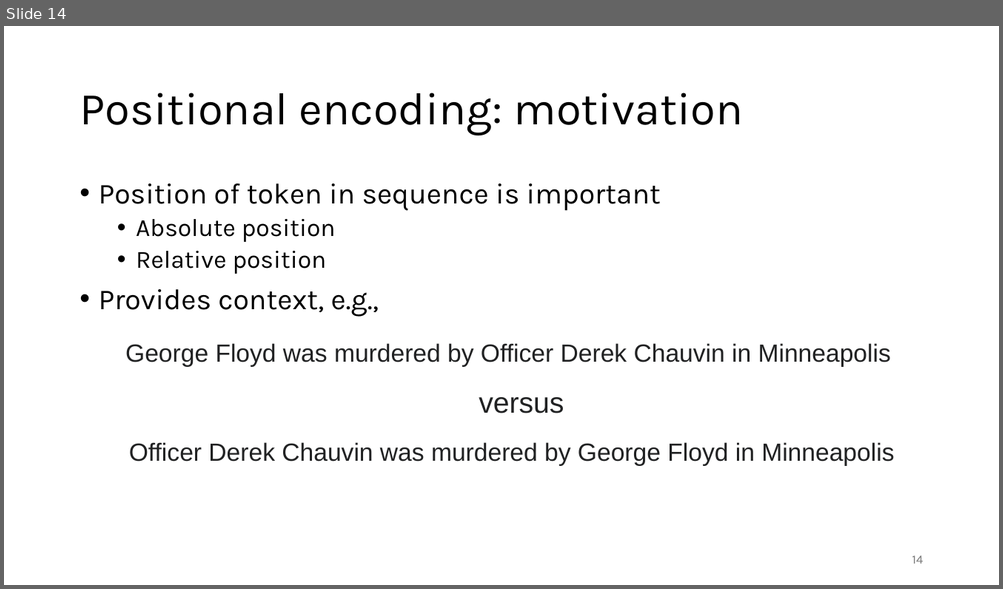
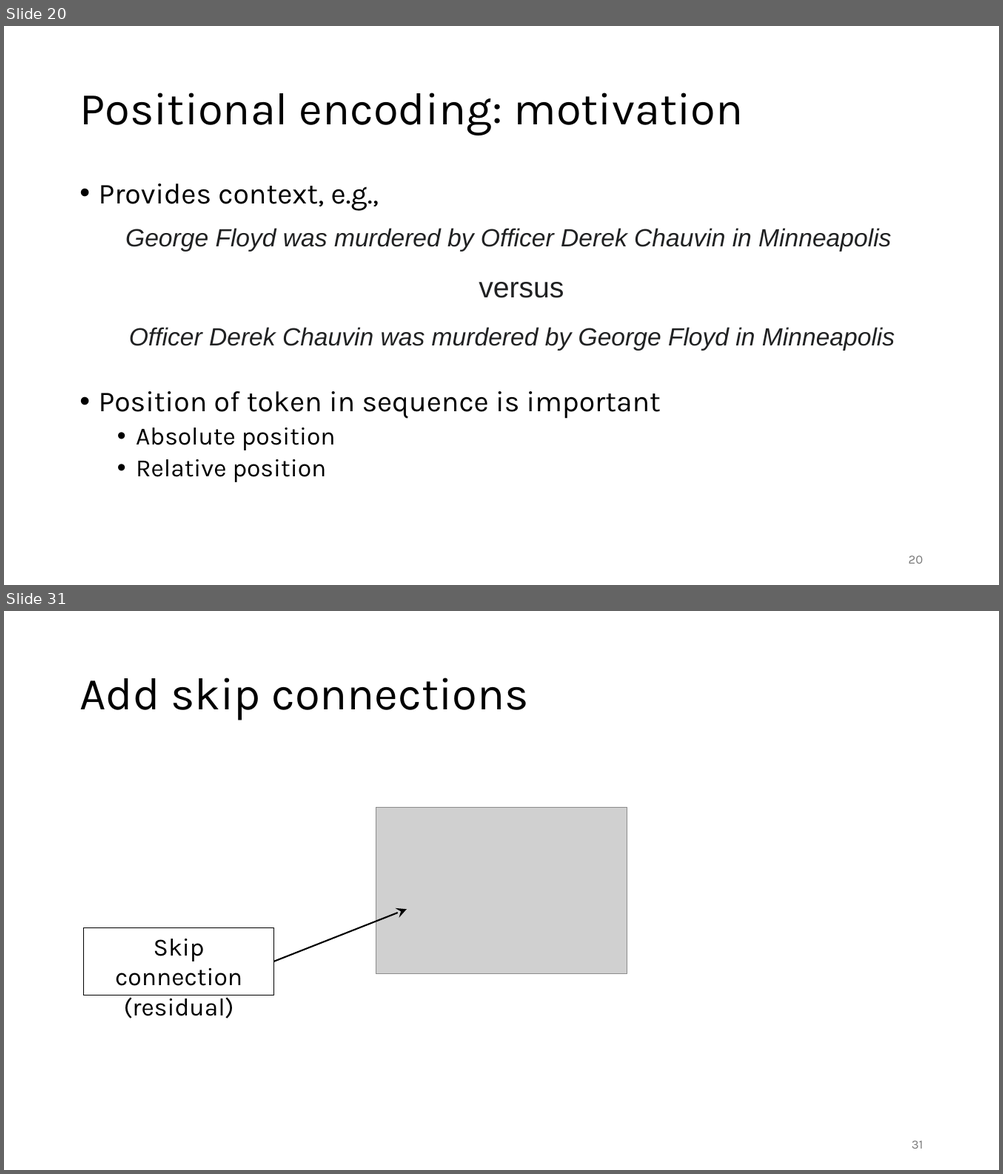
Before and after one commit to gjbex/Deploying-LLMs-locally, a slide deck: local_LLMs.pptx. Shown one above the other, each under a label of ours: slide 14 before the commit, slides 20 and 31 after it; the slides between them are not shown. The pictures are 1003x589 and 1003x1174 pixels, drawn with LibreOffice and Linux fonts; fonts in the diff are those of the drawing; grey boxes stand for pictures. Boxes give left, top, right and bottom in pixels: in the first picture for what was removed or moved away, otherwise in the second. Text is boxed around its words. In the diff, an @@ line names an element or a change of style, - is before the commit and + after.

```diff
--- a/local_LLMs.pptx
+++ b/local_LLMs.pptx
@@ slide 31 added at <box>4,611,999,1170</box>, background #FFFFFF @@
@@ title added at <box>79,678,529,721</box>, 44 pt, text #000000 @@
+Add skip connections
@@ picture added at <box>375,807,627,974</box> @@
@@ arrow added from (274, 962) to (407, 909), #000000 1.5 pt @@
@@ rectangle added at <box>84,928,273,996</box>, outline #000000 0.75 pt, 24 pt, text #000000 @@
+Skip connection
+(residual)
@@ page number added at <box>911,1141,922,1149</box>, 12 pt, text #797979 @@
+31
@@ what was slide 14 is now slide 20 @@
@@ slide 20 changed as well @@
@@ text at <box>99,184,378,211</box>: paragraph added @@
+• Provides context, e.g.,
@@ text "George Floyd was murdered by ..." at <box>125,228,891,252</box>: italic on @@
@@ 3 texts: place and size @@
-3 texts at <box>125,343,893,466</box>
+3 texts at <box>125,228,894,351</box>
@@ text at <box>99,289,378,317</box>: paragraph removed @@
-• Provides context, e.g.,
@@ text "Officer Derek Chauvin was murdered ..." at <box>129,327,894,351</box>: italic on @@
@@ page number at <box>908,556,923,564</box>: text changed @@
-14
+20
```
Also in this commit, not shown: 3 other slides changed, 33 other slides added, 1 slide removed.
